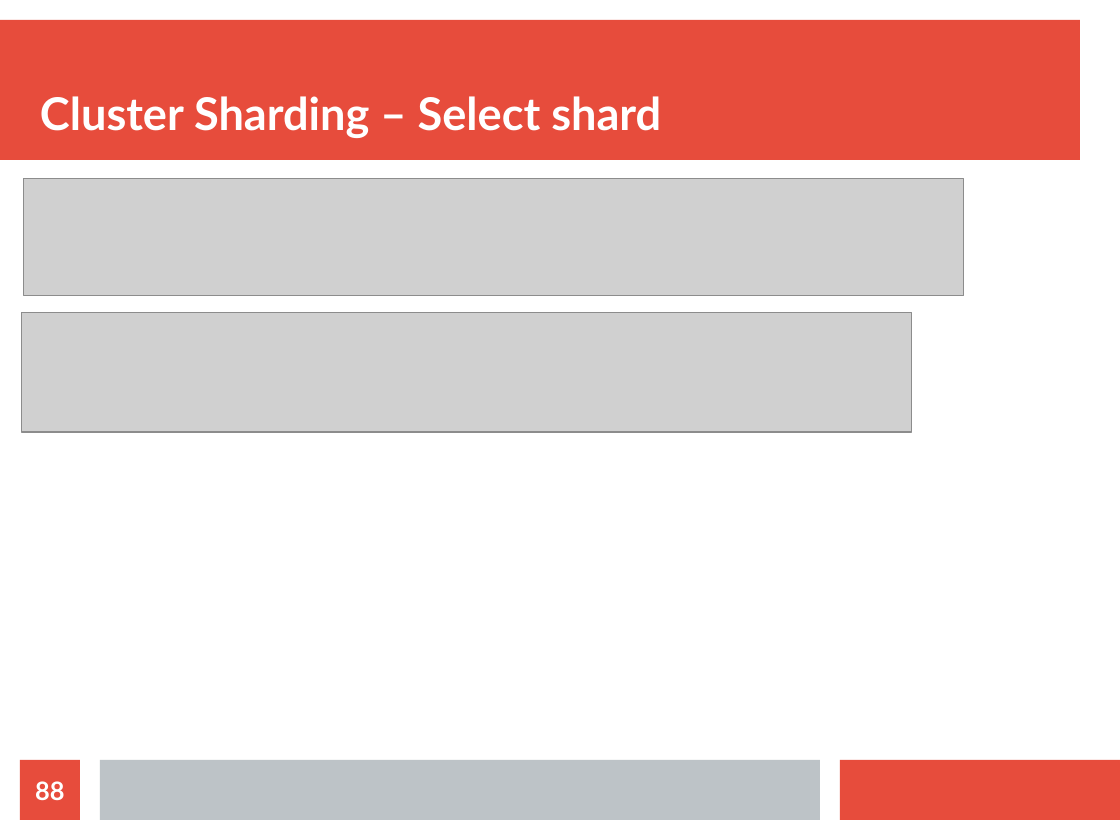
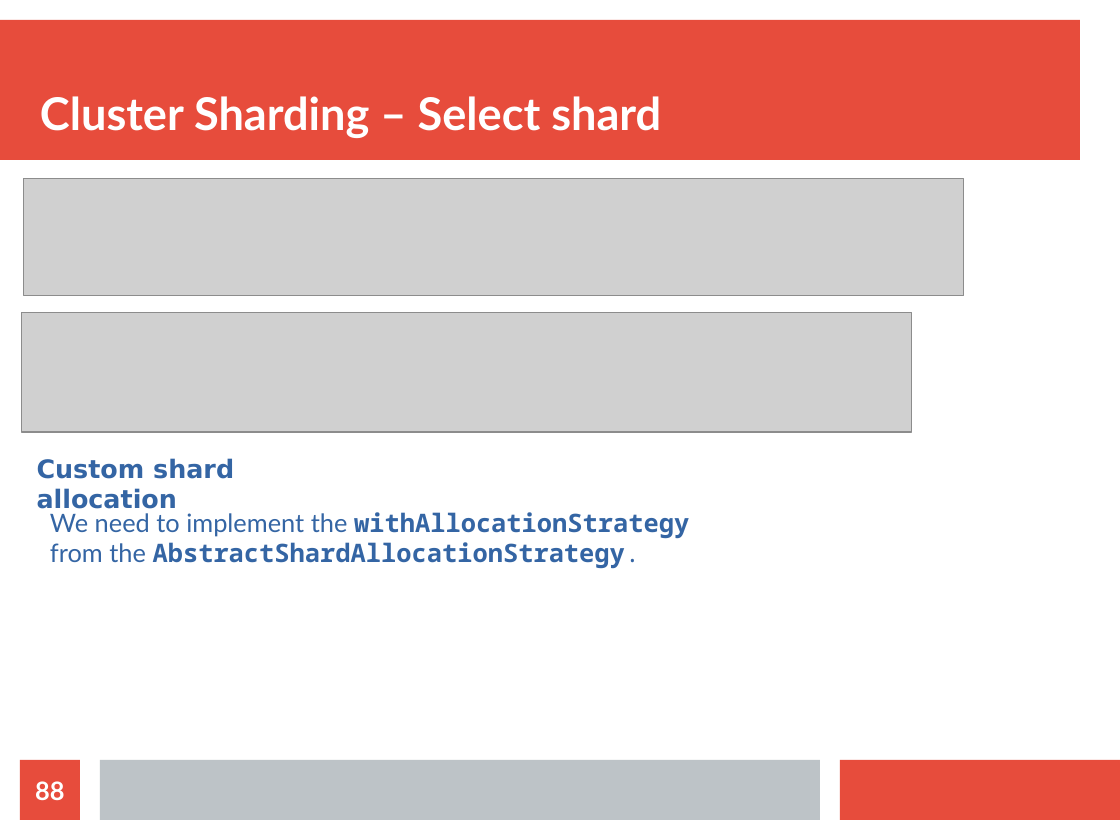
Before and after one commit to bytemania/akka-java-cluster, a slide deck: slide 88 of src/main/resources/res/presentation.odp. Drawn at 1120x840 pixels with LibreOffice and Linux fonts; fonts in the diff are those of the drawing; grey boxes stand for pictures. Boxes give left, top, right and bottom in pixels: in the first picture for what was removed or moved away, otherwise in the second. Text is boxed around its words. In the diff, an @@ line names an element or a change of style, - is before the commit and + after.

Commit message:
sharding persistence

```diff
--- a/src/main/resources/res/presentation.odp
+++ b/src/main/resources/res/presentation.odp
@@ text added at bbox=[37, 458, 234, 514], 18 pt, text #3465A4, bold @@
+Custom shard allocation
@@ text added at bbox=[50, 512, 689, 569], 18 pt, text #3465A4, bold @@
+We need to implement the withAllocationStrategy
+from the AbstractShardAllocationStrategy.
```
Also in this commit, not shown: 9 other slides changed, 8 slides added, 1 slide removed, 4 other files.
